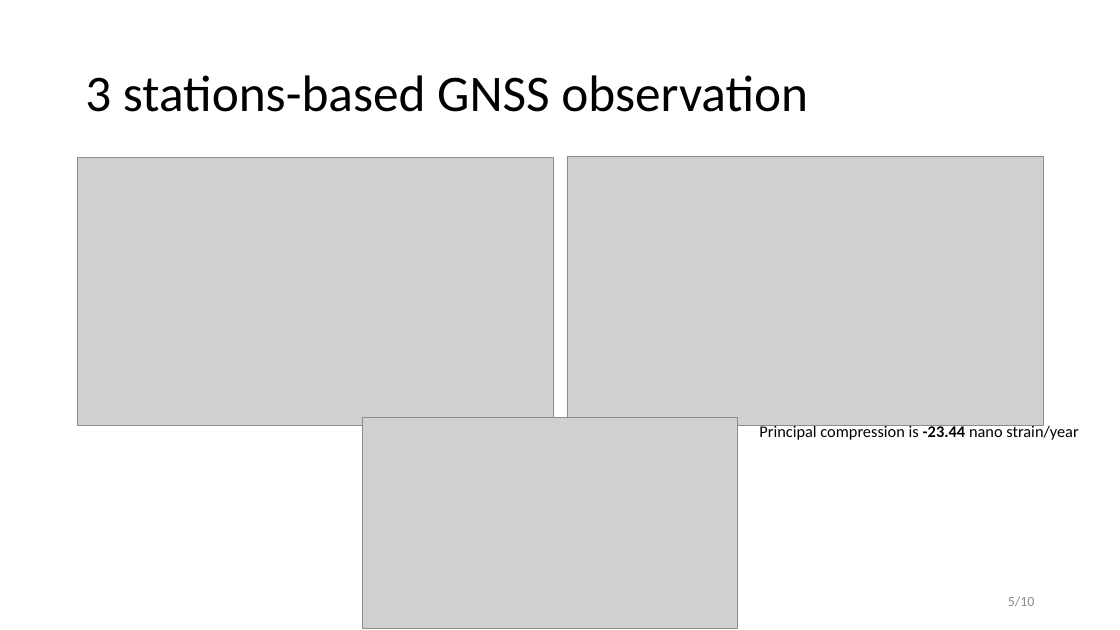
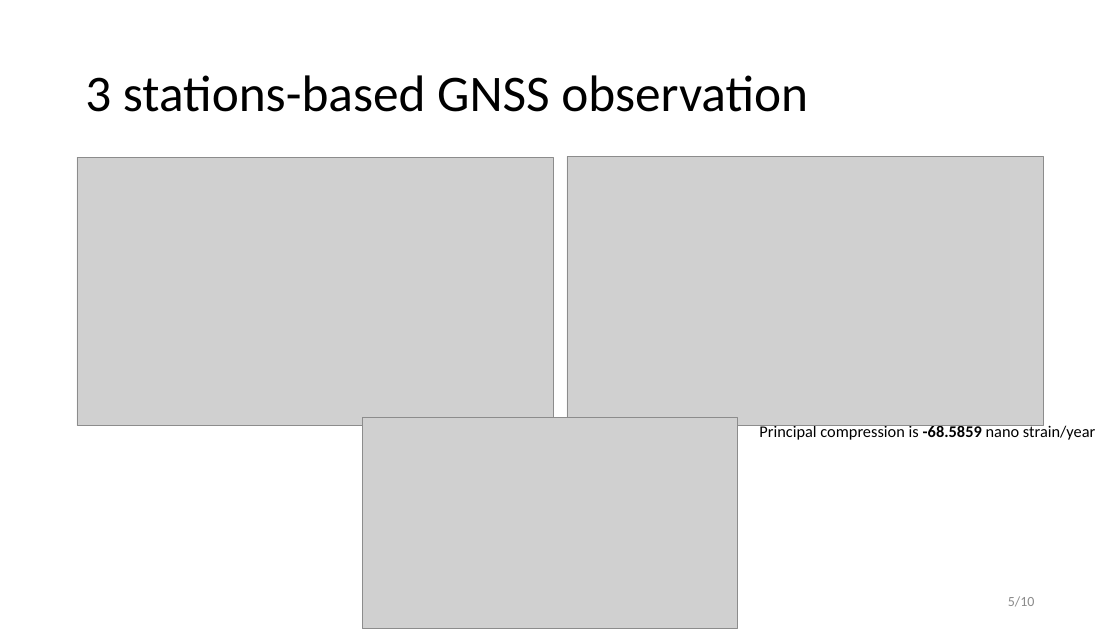
Before and after one commit to Dewan-cpu/Geol_7900_Dewan, a slide deck: slide 5 of GNSS/New Microsoft PowerPoint Presentation.pptx. Drawn at 1120x630 pixels with LibreOffice and Linux fonts; fonts in the diff are those of the drawing; grey boxes stand for pictures. Boxes give left, top, right and bottom in pixels: in the first picture for what was removed or moved away, otherwise in the second. Text is boxed around its words. In the diff, an @@ line names an element or a change of style, - is before the commit and + after.

```diff
--- a/GNSS/New Microsoft PowerPoint Presentation.pptx
+++ b/GNSS/New Microsoft PowerPoint Presentation.pptx
@@ text at (759, 424, 1095, 440): text changed @@
-Principal compression is -23.44 nano strain/year
+Principal compression is -68.5859 nano strain/year
```
Also in this commit, not shown: 1 other slide changed.
